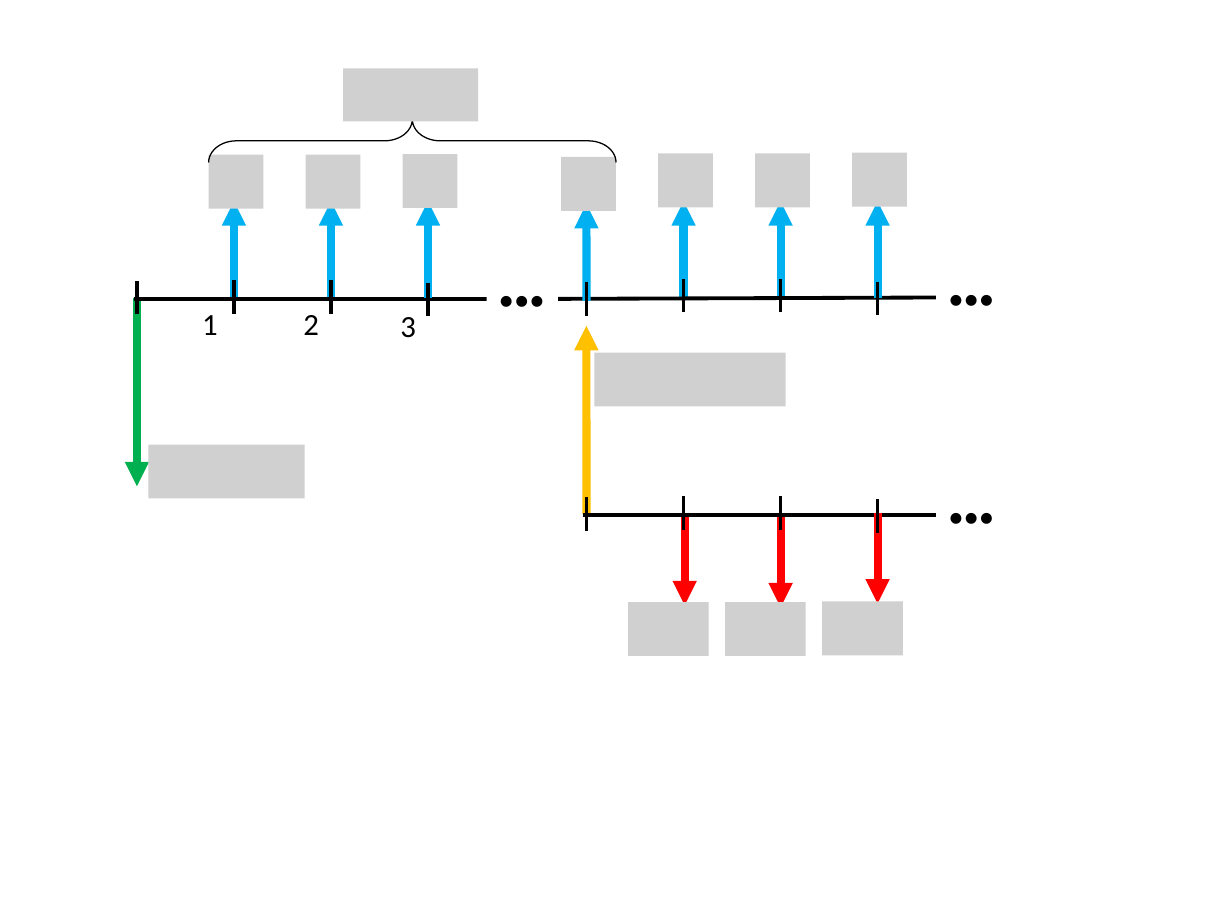
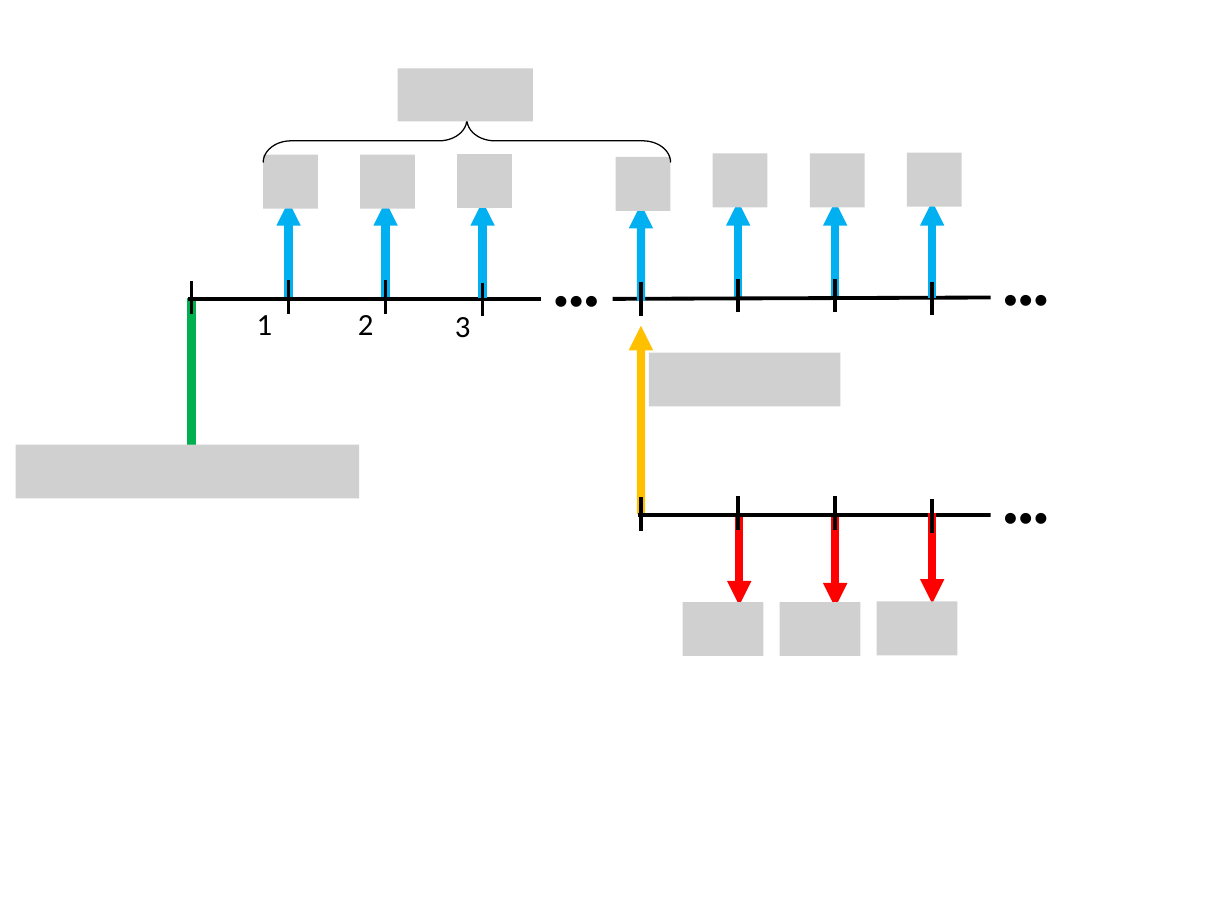
Before and after one commit to hagarciag/ingenieria-economica, a slide deck: slide 12 of images/graficas.pptx. Drawn at 1232x924 pixels with LibreOffice and Linux fonts; fonts in the diff are those of the drawing; grey boxes stand for pictures. Boxes give left, top, right and bottom in pixels: in the first picture for what was removed or moved away, otherwise in the second. Text is boxed around its words. In the diff, an @@ line names an element or a change of style, - is before the commit and + after.

Commit message:
slides

```diff
--- a/images/graficas.pptx
+++ b/images/graficas.pptx
@@ 15 lines, 12 arrows, 4 texts, 3 pictures, 1 left brace: place and size @@
-15 lines, 12 arrows, 4 texts, 3 pictures, 1 left brace at bbox=[134, 69, 956, 607]
+15 lines, 12 arrows, 4 texts, 3 pictures, 1 left brace at bbox=[188, 69, 1011, 607]
@@ picture added at bbox=[360, 155, 414, 209] @@
@@ picture removed at bbox=[403, 154, 457, 208] @@
@@ picture: place and size @@
-picture at bbox=[755, 154, 809, 208]
+picture at bbox=[457, 154, 511, 208]
@@ picture removed at bbox=[562, 156, 616, 211] @@
@@ picture: place and size @@
-picture at bbox=[853, 153, 907, 207]
+picture at bbox=[616, 156, 670, 211]
@@ picture removed at bbox=[658, 154, 712, 208] @@
@@ picture added at bbox=[713, 154, 768, 208] @@
@@ picture added at bbox=[809, 154, 864, 208] @@
@@ picture: place and size @@
-picture at bbox=[306, 155, 360, 209]
+picture at bbox=[907, 153, 961, 207]
@@ text "•••" rewrapped from bbox=[936, 272, 1008, 322] to bbox=[991, 272, 1222, 322] @@
@@ picture: place and size @@
-picture at bbox=[149, 445, 306, 499]
+picture at bbox=[16, 445, 360, 499]
@@ text "•••" rewrapped from bbox=[936, 490, 1008, 540] to bbox=[991, 490, 1222, 540] @@
@@ picture removed at bbox=[628, 602, 710, 657] @@
@@ picture: place and size @@
-picture at bbox=[822, 601, 903, 655]
+picture at bbox=[683, 602, 764, 657]
@@ picture removed at bbox=[726, 602, 807, 657] @@
@@ picture added at bbox=[780, 602, 861, 657] @@
@@ picture added at bbox=[877, 601, 958, 655] @@
```
Also in this commit, not shown: 4 other slides changed, 7 other files.
